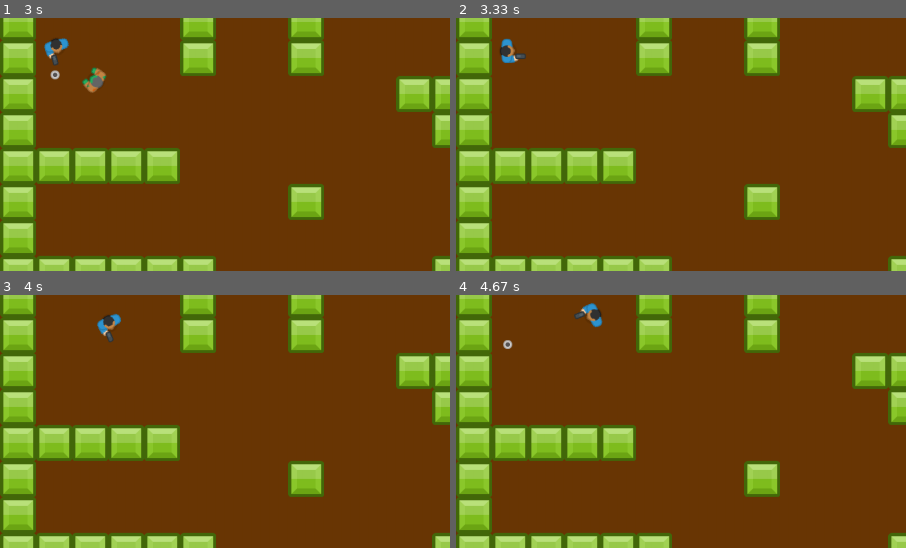
Above: before the commit, frames 1-4 (two rows, left to right).
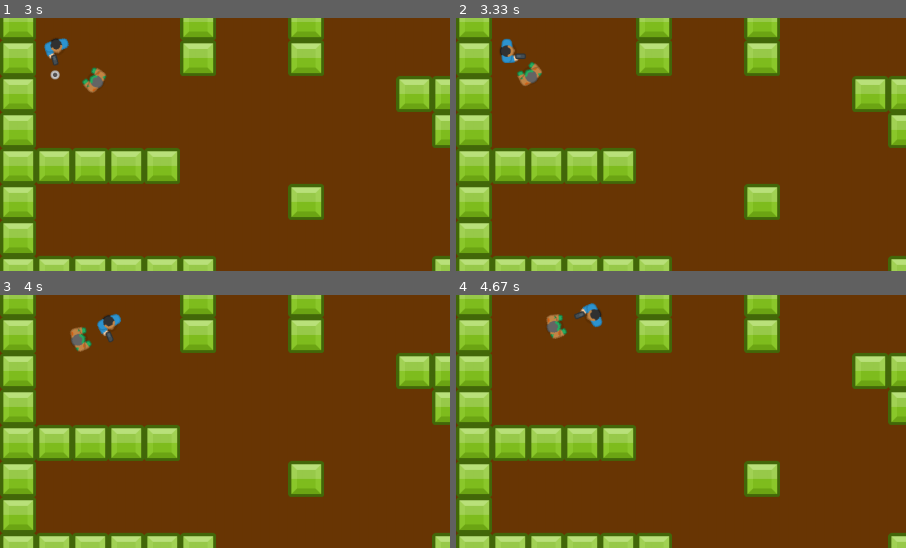
Above: after the commit, the same moments.

Repository: oboat9/Generic-Dungeon-Game
Game: pygame game, started from main.py
Two runs of this game, one before a commit and one after it. Both use one fixed random seed, a clock stepped at 60 frames per second and the inputs below.
Inputs:
- Up to frame 1 (3 s): tap Space at 0.33, 0.73, 1.03, 1.23, 1.57, 1.87, 2.07, 2.37, 2.63, 2.97 s; hold Right 0.67-1.13 s; hold Up 1.17-1.47 s; hold Right 1.5-1.97 s; hold Left 2-2.53 s; hold Down 2.57-2.87 s; hold Left from 2.9 s (still down)
- Up to frame 2 (3.33 s): tap Space at 3.27 s; release Left at 3.3 s
- Up to frame 3 (4 s): hold Up 3.33-3.7 s; tap Space at 3.4, 3.8 s; hold Right from 3.73 s (still down)
- Up to frame 4 (4.67 s): tap Space at 4.1, 4.47 s; release Right at 4.37 s; hold Down from 4.4 s (still down)
The pictures show only the part of the screen within x 0-50%, y 10-60%; the shares and areas given below are measured in that part.

Frame 1 is identical in both runs. In frame 2, 0.3% of the frame differs, in the area x 13-20%, y 17-27%; in frame 3, 0.3%; in frame 4, 0.4%, in the area x 10-25%, y 7-22%.

Commit message:
added mob health

Diff:
--- a/main.py
+++ b/main.py
@@ -82,10 +82,11 @@
         self.all_sprites.update()
         self.camera.update(self.player)
 
-        # bullets hit mobsd
+        # bullets hit mobs
         hits = pg.sprite.groupcollide(self.mobs, self.bullets, False, True)
-        for hits in hits:
-            hits.kill()
+        for hit in hits:
+            hit.health -= BULLET_DAMAGE
+            hit.vel = vec(0,0)
 
     #draws the grid (not in use currently)
     def draw_grid(self):
--- a/settings.py
+++ b/settings.py
@@ -42,8 +42,10 @@
 BULLET_RATE = 150
 KICKBACK = 200
 GUN_SPREAD = 5
+BULLET_DAMAGE = 10
 
 # Mob settings
 MOB_IMG = 'zombie1_hold.png'
 MOB_SPEED = 150
 MOB_HIT_RECT = pg.Rect(0,0,30,30)
+MOB_HEALTH = 100
--- a/sprites.py
+++ b/sprites.py
@@ -62,6 +62,8 @@
         if keys[pg.K_DOWN] or keys[pg.K_s]:
             self.vel = vec(-PLAYER_SPEED / 2, 0).rotate(-self.rot)
 
+
+
          # shooting bullets
         if keys[pg.K_SPACE]:
             now = pg.time.get_ticks()
@@ -70,6 +72,7 @@
                 dir = vec(1, 0).rotate(-self.rot)
                 pos = self.pos + BARREL_OFFSET.rotate(-self.rot)
                 Bullet(self.game, pos, dir)
+
                  # kicks the player back when shooting
                 self.vel = vec(-KICKBACK, 0).rotate(-self.rot)
 
@@ -140,6 +143,7 @@
         self.acc = vec(0,0)
         self.rect.center = self.pos
         self.rot = 0
+        self.health = MOB_HEALTH
 
     def update(self):
             # rotates the mob
@@ -168,6 +172,11 @@
         collide_with_walls(self, self.game.walls, 'y')
         self.rect.center = self.hit_rect.center
 
+            # when health less than zero kill the mob
+        if self.health <= 0:
+            self.kill()
+
+
 class Wall(pg.sprite.Sprite):
     def __init__(self, game, x, y):
         self.groups = game.all_sprites, game.walls
